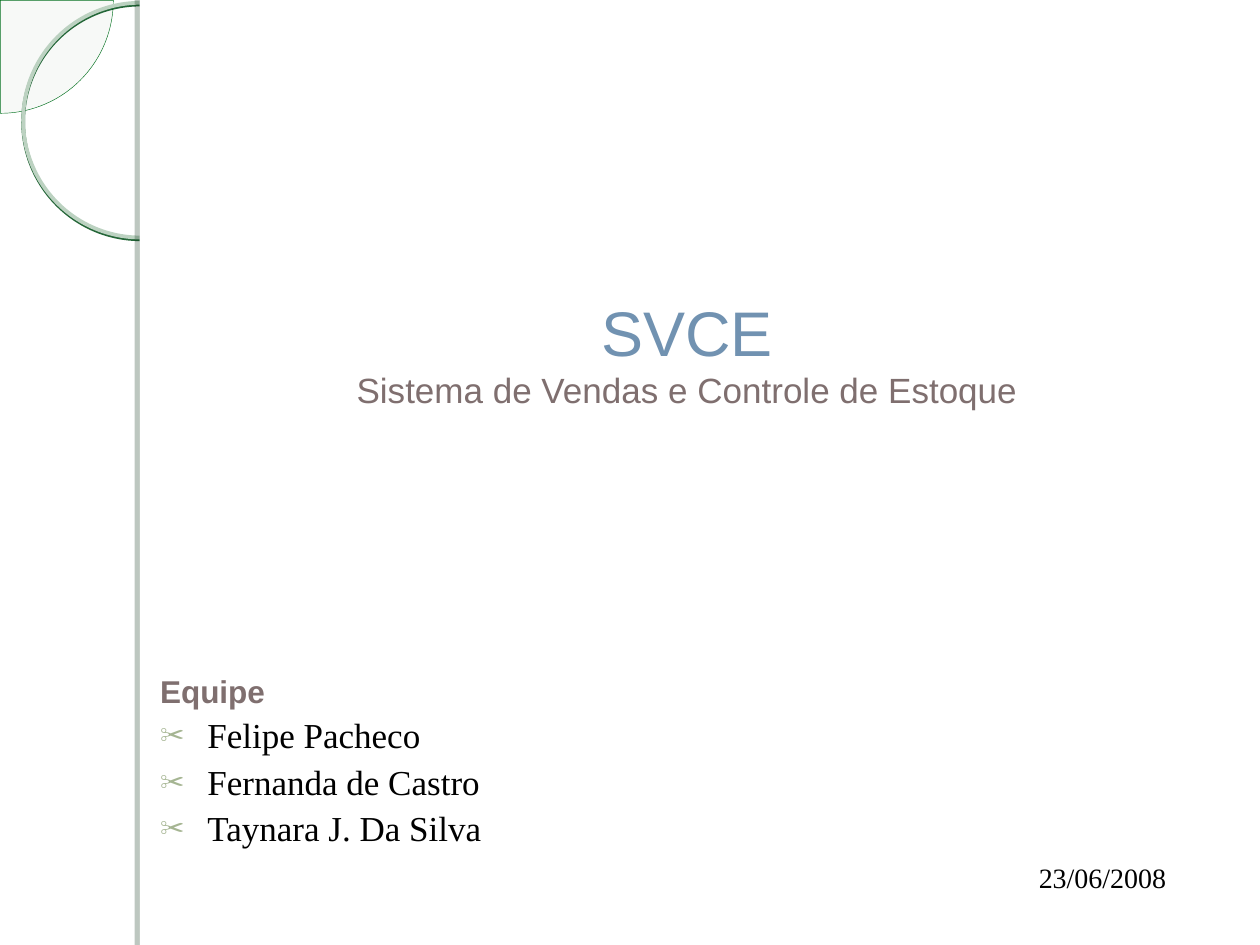
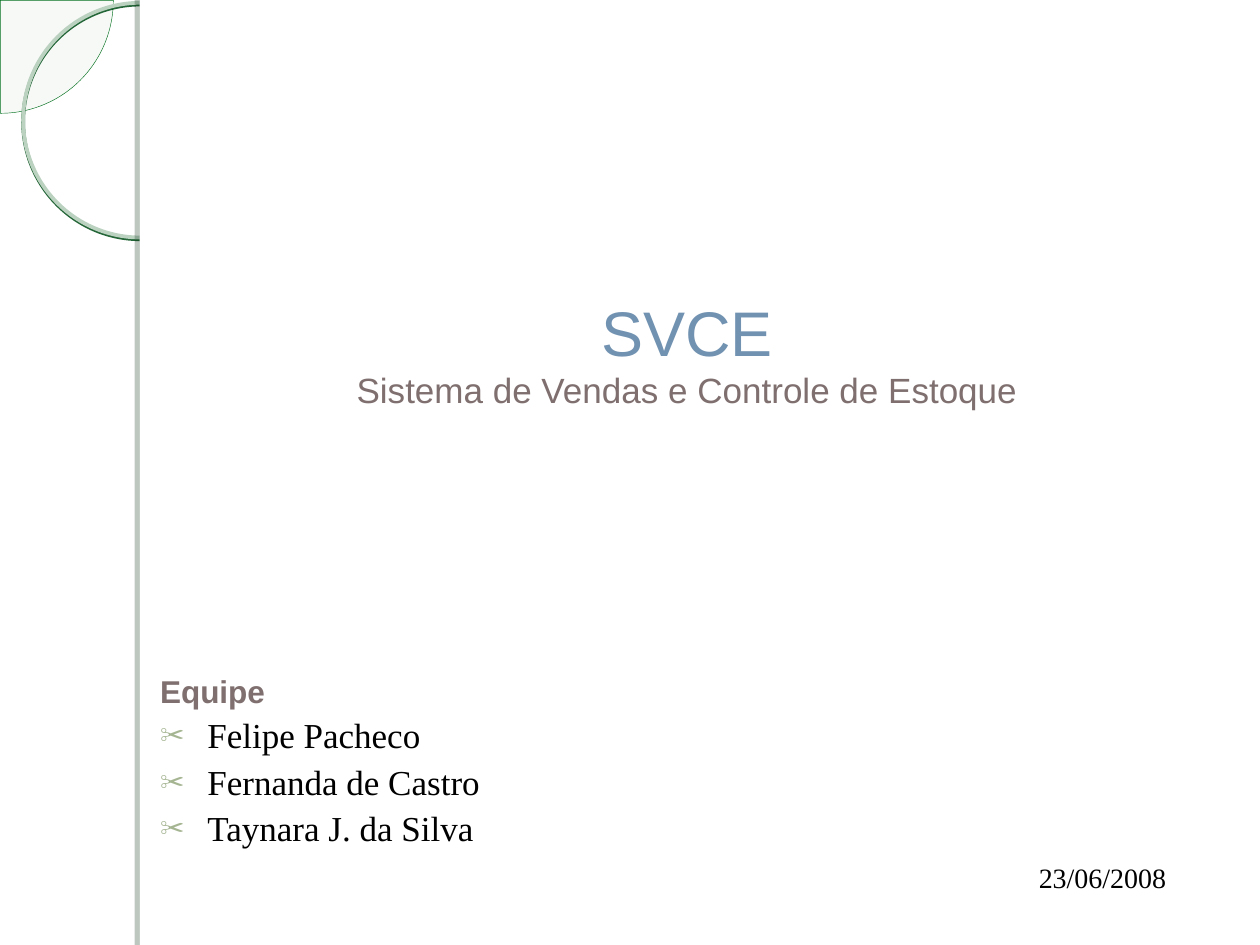
Before and after one commit to ViniciusConsultor/contentsystem, a slide deck: slide 1 of documentacao/Apresentação/Apresentacao-SVCE.ppt. Drawn at 1260x945 pixels with LibreOffice and Linux fonts; fonts in the diff are those of the drawing; background and template pictures are left out. Boxes give left, top, right and bottom in pixels: in the first picture for what was removed or moved away, otherwise in the second. Text is boxed around its words. In the diff, an @@ line names an element or a change of style, - is before the commit and + after.

```diff
--- a/documentacao/Apresentação/Apresentacao-SVCE.ppt
+++ b/documentacao/Apresentação/Apresentacao-SVCE.ppt
@@ text at (207, 816, 473, 849): text changed @@
-✂ Taynara J. Da Silva
+✂ Taynara J. da Silva
```
Also in this commit, not shown: 1 other slide changed, 1 slide added, 2 slides removed.
